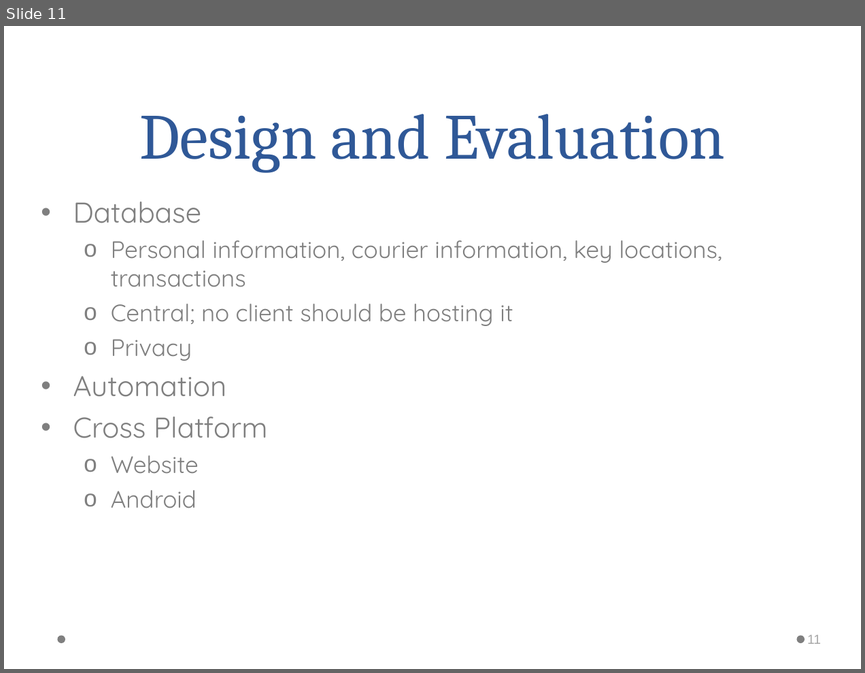
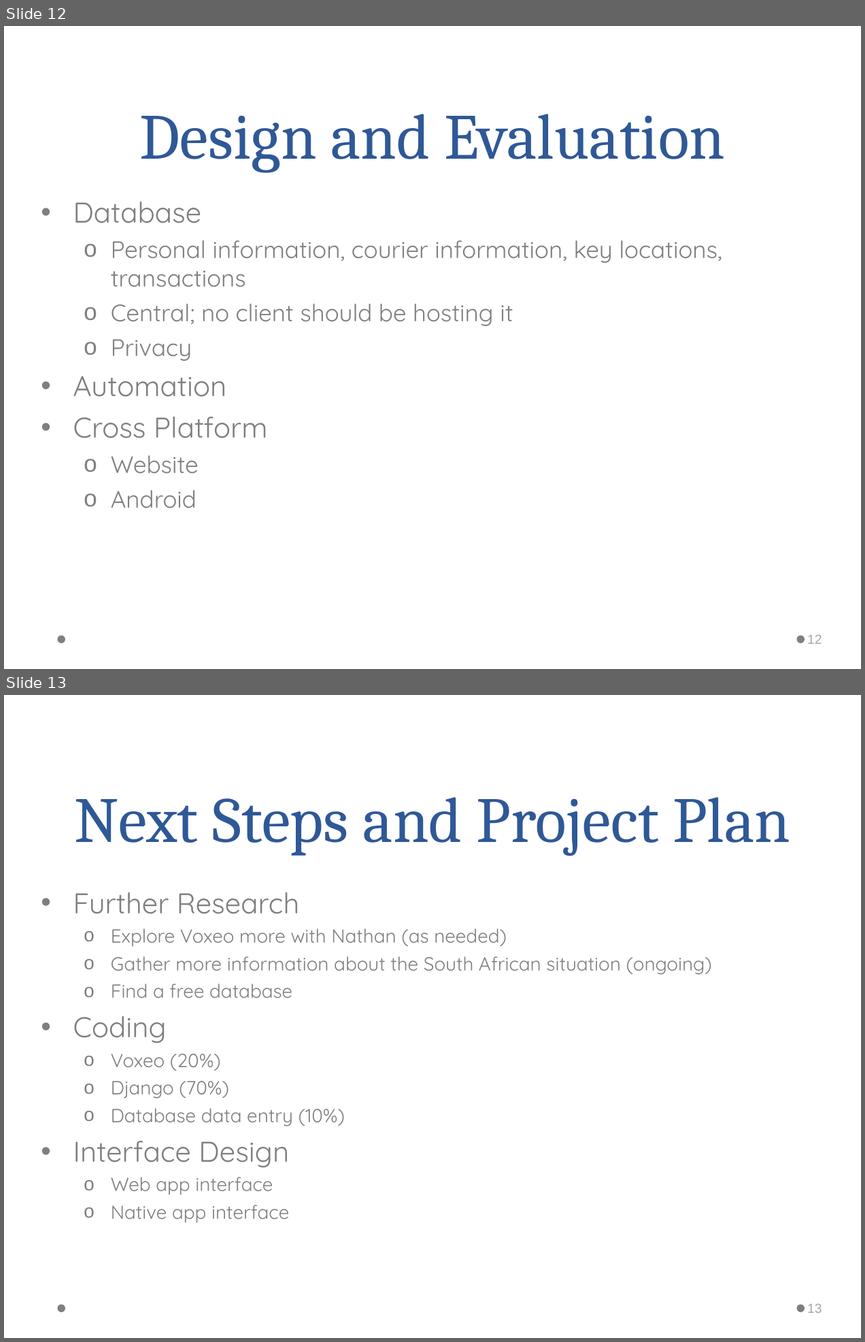
Before and after one commit to japacible/milk-banking-dispatch, a slide deck: presentations/final-presentation.ppt. Shown one above the other, each under a label of ours: slide 11 before the commit, slides 12 and 13 after it. The pictures are 865x673 and 865x1342 pixels, drawn with LibreOffice and Linux fonts; fonts in the diff are those of the drawing; background and template pictures are left out. Boxes give left, top, right and bottom in pixels: in the first picture for what was removed or moved away, otherwise in the second. Text is boxed around its words. In the diff, an @@ line names an element or a change of style, - is before the commit and + after.

Commit message:
mockups and next steps

```diff
--- a/presentations/final-presentation.ppt
+++ b/presentations/final-presentation.ppt
@@ slide 13 added at bbox=[4, 695, 861, 1338], background picture (left out); not listed: 2 template elements that a slide beside it also shows @@
@@ title added at bbox=[74, 797, 791, 855], 54 pt, text #2F5897 @@
+Next Steps and Project Plan
@@ text added at bbox=[73, 892, 712, 1223], 16 pt, text #7F7F7F @@
+• Further Research
+  o Explore Voxeo more with Nathan (as needed)
+  o Gather more information about the South African situation (ongoing)
+  o Find a free database
+• Coding
+  o Voxeo (20%)
+  o Django (70%)
+  o Database data entry (10%)
+• Interface Design
+  o Web app interface
+  o Native app interface
@@ page number added at bbox=[807, 1304, 821, 1312], 11 pt, text #A6A6A6 @@
+13
@@ what was slide 11 is now slide 12 @@
@@ page number at bbox=[807, 635, 821, 643]: text changed @@
-11
+12
```
Also in this commit, not shown: 1 other slide added, 1 slide removed.
